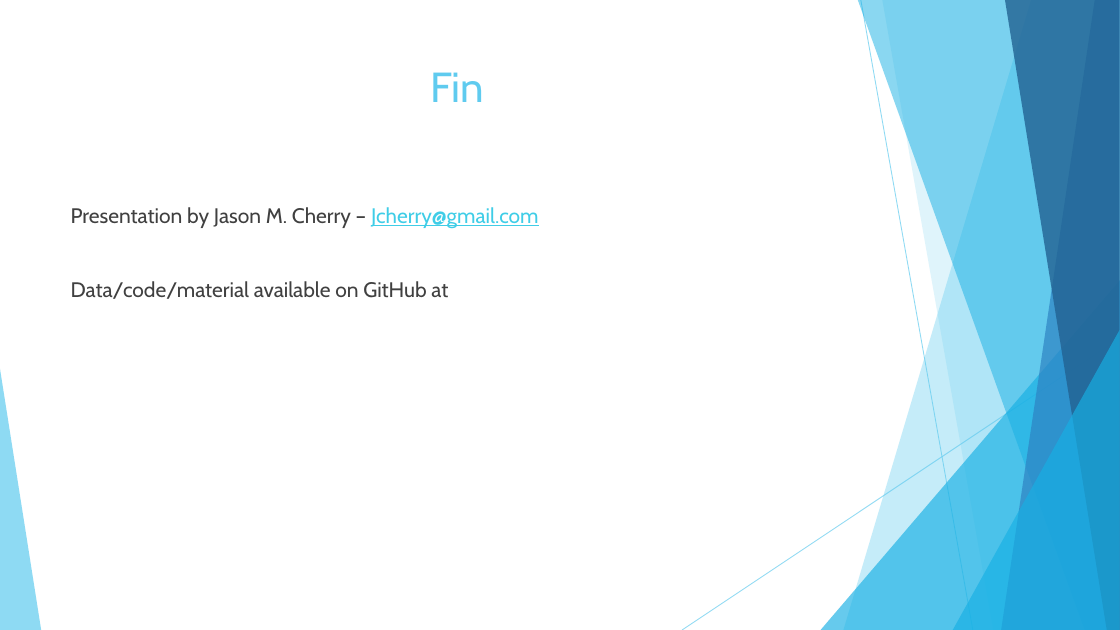
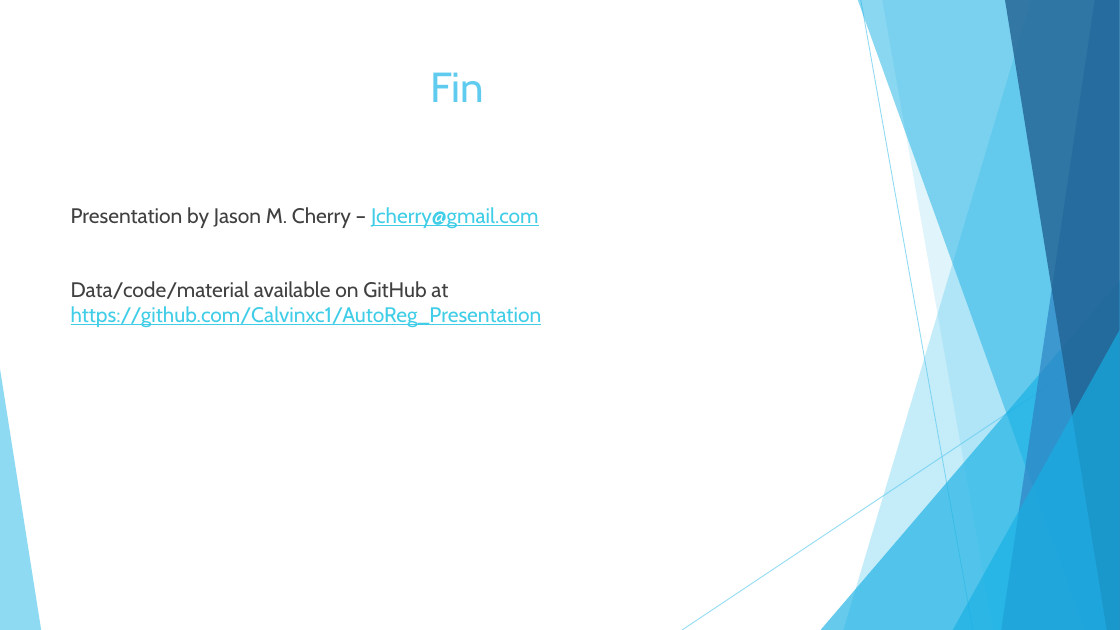
Before and after one commit to Calvinxc1/AutoReg_Presentation, a slide deck: slide 34 of Auto-Regularizied Regression.pptx. Drawn at 1120x630 pixels with LibreOffice and Linux fonts; fonts in the diff are those of the drawing. Boxes give left, top, right and bottom in pixels: in the first picture for what was removed or moved away, otherwise in the second. Text is boxed around its words. In the diff, an @@ line names an element or a change of style, - is before the commit and + after.

Commit message:
slide tweaks

```diff
--- a/Auto-Regularizied Regression.pptx
+++ b/Auto-Regularizied Regression.pptx
@@ text at (71, 281, 542, 328): text changed; text colour #404040 to #3FCDE7 @@
-Data/code/material available on GitHub at
+Data/code/material available on GitHub at https://github.com/Calvinxc1/AutoReg_Presentation
```
Also in this commit, not shown: 1 other slide changed, 1 other file.
